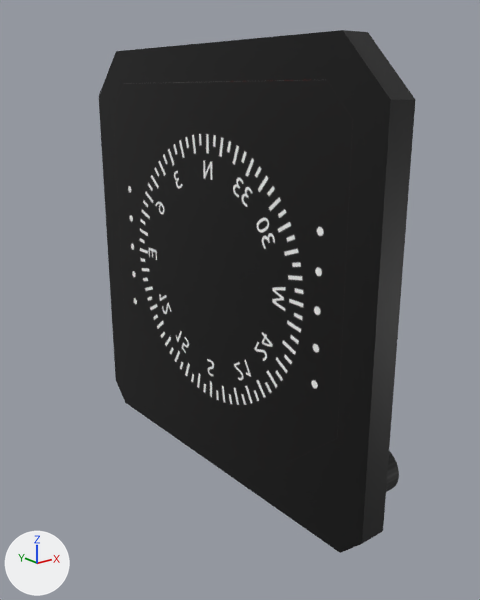
What one commit did to the Blender file Models/Interior/Panel/Instruments/hsi/hsi.blend.
Rendered twice from a 50 mm lens placed at (-0.0721, -0.096, 0.0318), pointed at (0.0021, -0.0033, -0.0053). Lighting does not change. The marker at lower left points along +X, +Y and +Z.

Names of what the first picture shows: 'Case', 'Face', 'HeadingScale'.
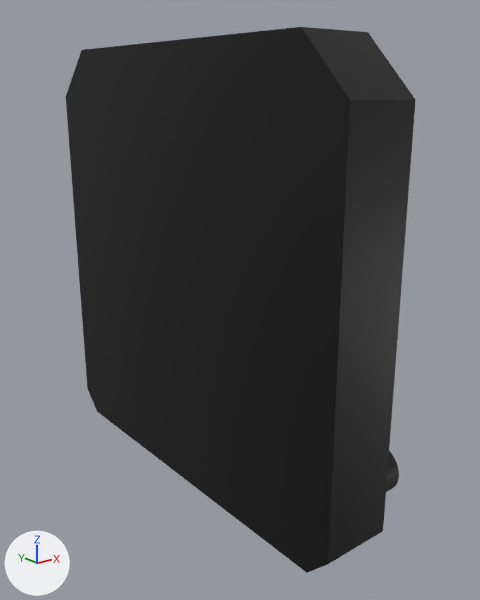
Where the newer file only moved an object's origin or applied its transform, the numbers keep the older frame.

Changed parts and their boxes [x1, y1, x2, y2] in the pictures (480 x 600 px):
```json
{"object": "Case", "change": "reshaped", "before": [99, 30, 415, 553], "after": [66, 27, 415, 573], "on screen": "10% wider"}
{"object": "Face", "change": "unchanged, covered by the edit", "before": [113, 80, 353, 472]}
{"object": "HeadingScale", "change": "unchanged, covered by the edit", "before": [140, 133, 304, 406]}
```

Edits to the scene script, one JSON object a line:
```json
{"block": "me_plane", "where": "# used by ob_case; location = (0.0, 0.0, 0.0)"}
{"op": "remove", "block": "me_plane", "code": "me_plane.from_pydata(...)  # 40 vertices, 40 faces; spans x -0.0025..0.0025, y -0.0394..0.0394, z -0.0396..0.0396"}
{"op": "add", "block": "me_plane", "code": "me_plane.from_pydata(...)  # 40 vertices, 31 faces; spans x -0.01..0.0025, y -0.0394..0.0394, z -0.0396..0.0396"}
{"block": "me_plane", "change": "me_plane part 1"}
{"block": "me_plane", "change": "10 faces are deleted"}
{"block": "me_plane", "change": "10 vertices in x -0.0025, y -0.0394..0.0394, z -0.0396..0.0396 move by (-0.0075, 0.0, 0.0)"}
{"block": "me_plane", "change": "1 new face joins them"}
```
